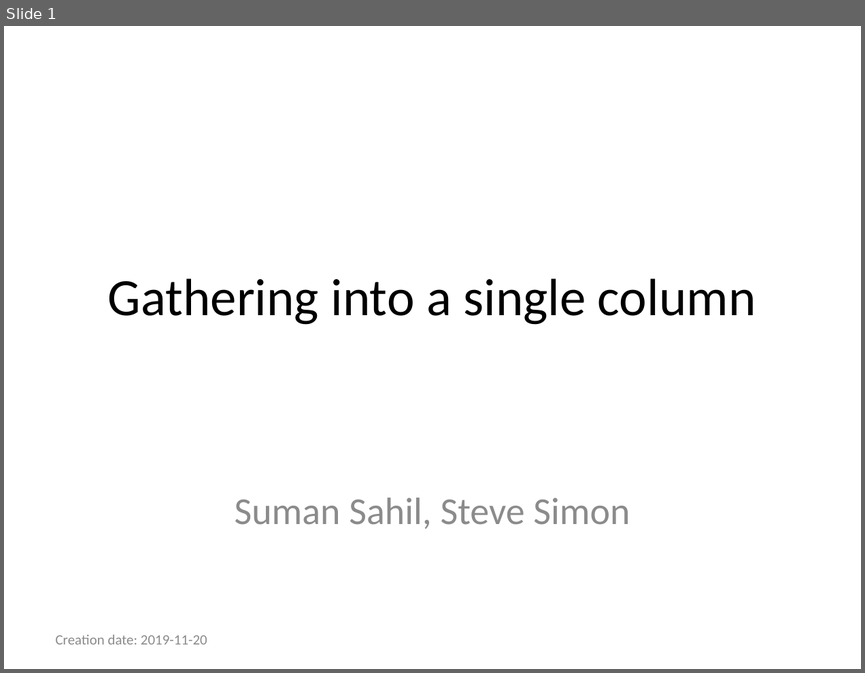
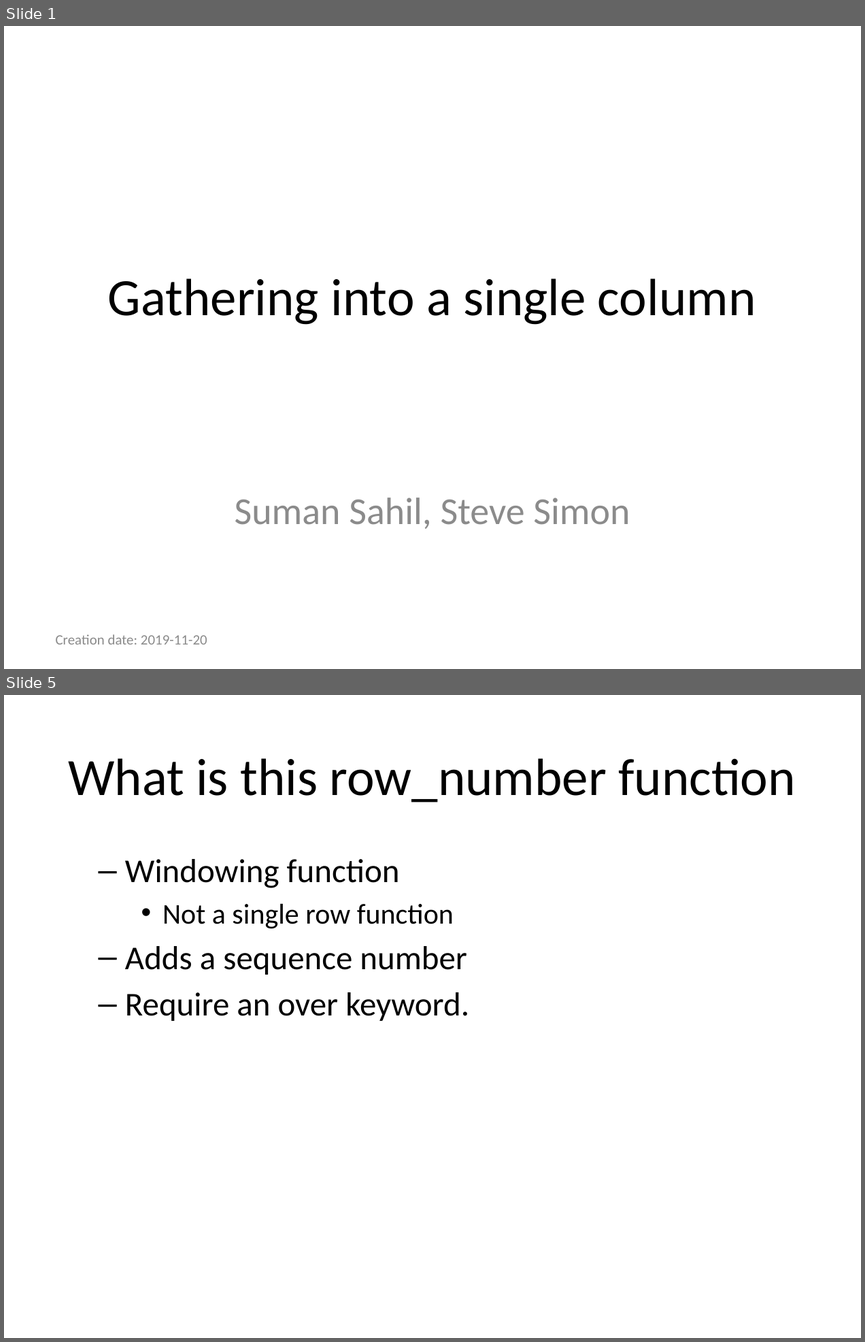
Before and after one commit to pmean/introduction-to-sql, a slide deck: module15-gathering-and-spreading/gather.pptx. Shown one above the other, each under a label of ours: slide 1 before the commit, slides 1 and 5 after it; the slides between them are not shown. The pictures are 865x673 and 865x1342 pixels, drawn with LibreOffice and Linux fonts; fonts in the diff are those of the drawing. Boxes give left, top, right and bottom in pixels: in the first picture for what was removed or moved away, otherwise in the second. Text is boxed around its words. In the diff, an @@ line names an element or a change of style, - is before the commit and + after.

```diff
--- a/module15-gathering-and-spreading/gather.pptx
+++ b/module15-gathering-and-spreading/gather.pptx
@@ slide 5 added at [4,695,861,1338], background #FFFFFF @@
@@ title added at [68,758,796,802], 44 pt, text #000000 @@
+What is this row_number function
@@ text added at [125,859,469,1021], 28 pt, text #000000 @@
+  – Windowing function
+    • Not a single row function
+  – Adds a sequence number
+  – Require an over keyword.
```
Also in this commit, not shown: 1 slide changed, 4 other slides added, 1 slide removed, 2 other files.
